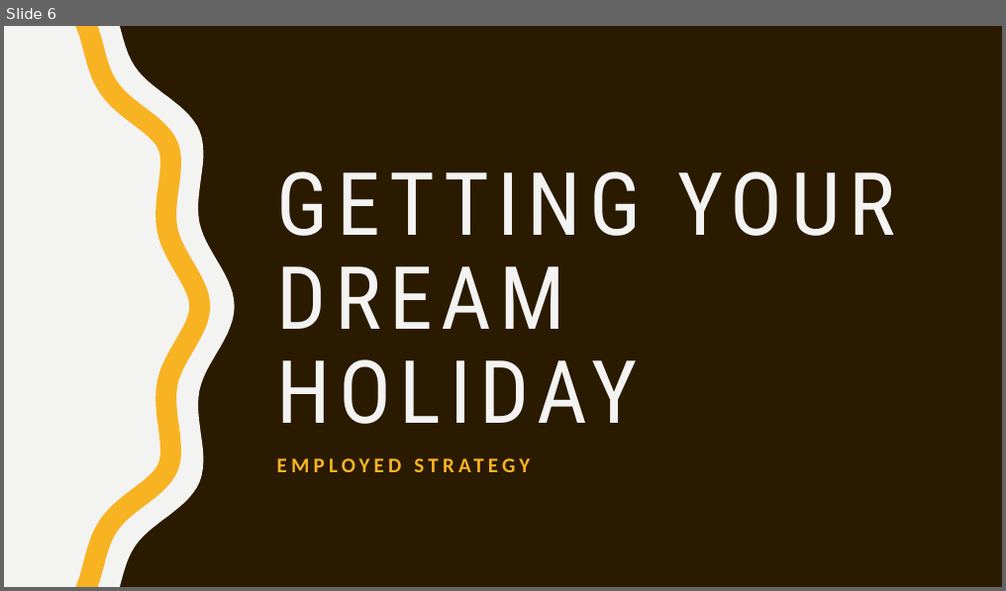
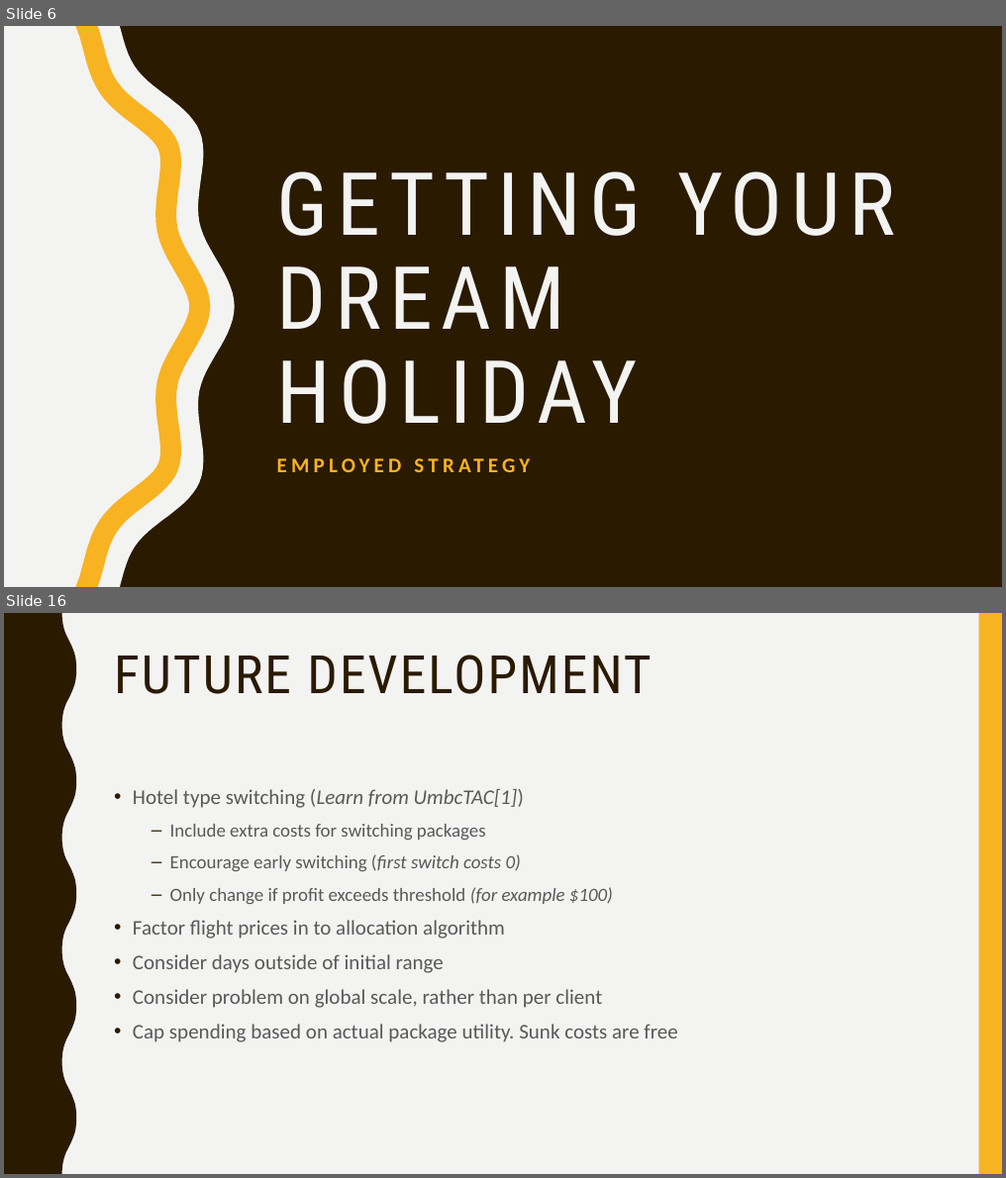
Before and after one commit to Jamiewarb/IntAgents, a slide deck: VivaSlides.pptx. Shown one above the other, each under a label of ours: slide 6 before the commit, slides 6 and 16 after it; the slides between them are not shown. The pictures are 1006x591 and 1006x1178 pixels, drawn with LibreOffice and Linux fonts; fonts in the diff are those of the drawing. Boxes give left, top, right and bottom in pixels: in the first picture for what was removed or moved away, otherwise in the second. Text is boxed around its words. In the diff, an @@ line names an element or a change of style, - is before the commit and + after.

```diff
--- a/VivaSlides.pptx
+++ b/VivaSlides.pptx
@@ slide 16 added at (4, 613, 1002, 1174), background #F3F3F2 @@
@@ freeform shape added at (4, 613, 76, 1174), fill #2A1A00 @@
@@ rectangle added at (979, 613, 1002, 1174), fill #F8B323 @@
@@ title added at (114, 655, 650, 694), 51 pt, text #2A1A00 @@
+FUTURE DEVELOPMENT
@@ text added at (133, 789, 677, 1043), 20 pt, text #595959 @@
+• Hotel type switching (Learn from UmbcTAC[1])
+  – Include extra costs for switching packages
+  – Encourage early switching (first switch costs 0)
+  – Only change if profit exceeds threshold (for example $100)
+• Factor flight prices in to allocation algorithm
+• Consider days outside of initial range
+• Consider problem on global scale, rather than per client
+• Cap spending based on actual package utility. Sunk costs are free
```
Also in this commit, not shown: 5 slides changed, 5 other slides added.
